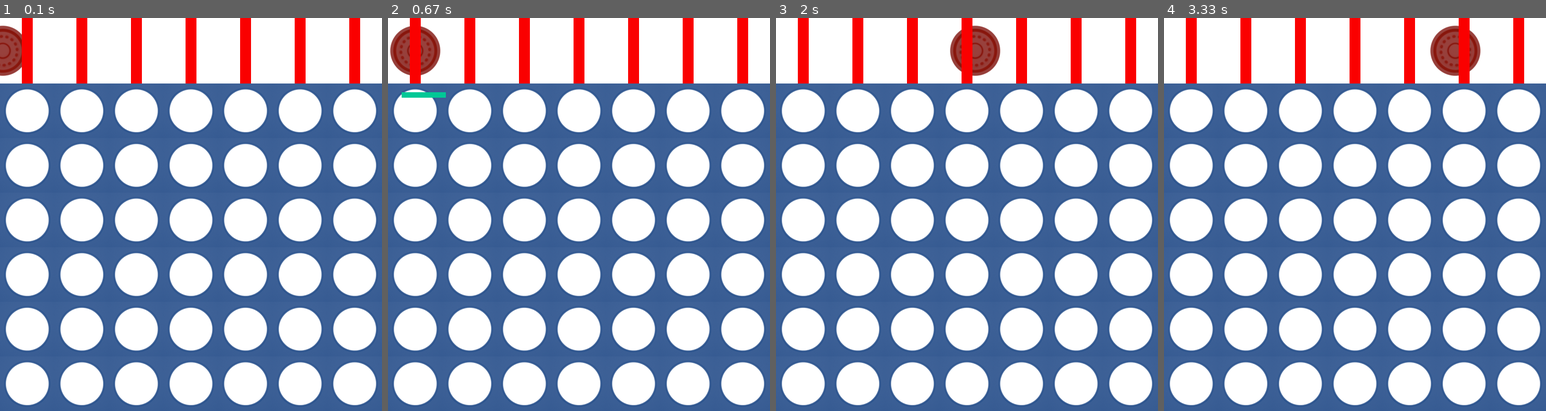
Above: before the commit, frames 1-4 (left to right).
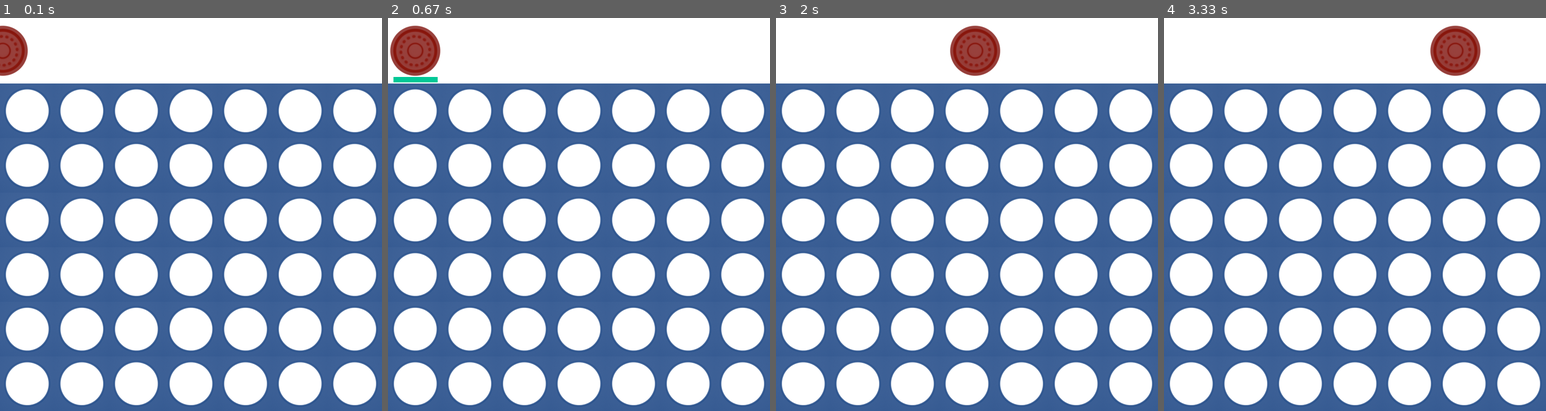
Above: after the commit, the same moments.

Repository: JohnAndPython/Pygame_Connect_Four
Game: pygame game, started from main.py
Same seed, same stepped clock (60 frames per second), same inputs: the game is played once before the commit and once after it.
Inputs (mouse positions are in pixels of both pictures, inside the frame that each line leads up to):
- Up to frame 1 (0.1 s): no input
- Up to frame 2 (0.67 s): click (414, 49) at 0.38 s
- Up to frame 3 (2 s): click (970, 242) at 0.72 s; click (848, 155) at 1.05 s; click (1108, 352) at 1.38 s; click (974, 80) at 1.72 s
- Up to frame 4 (3.33 s): click (1335, 316) at 2.05 s; click (1343, 147) at 2.38 s; click (1301, 131) at 2.72 s; click (1454, 179) at 3.05 s

The runs differ from the first frame. In frame 1, 3.3% of the frame differs, in the area x 5-95%, y 0-17%; in frame 2, 3.6%, in the area x 1-95%, y 0-21%; in frame 3, 3.3%; in frame 4, 3.3%.

Commit message:
minor changes

Diff:
--- a/main.py
+++ b/main.py
@@ -15,13 +15,16 @@
 
 prev_time = time.time()
 
-
-
 board_1 = Board()
 centersx = board_1.get_centersx()
+points_pos = board_1.get_points_pos()
+
 
 player_yel = Player("yellow", 50)
 player_red = Player("red", 60)
+
+
+
 
 # Selection bar
 select_bar = dict()
@@ -34,7 +37,7 @@
 
 
 
-
+# *************************** Delete ***********************************************
 
 main_board = [[0, 0, 0, 0, 0, 0, 0],
               [0, 0, 0, 0, 0, 0, 0],
@@ -42,6 +45,9 @@
               [0, 0, 1, -1, -1, 0, 0],
               [0, 0, -1, 1, 1, 0, 0],
               [0, -1, 1, 1, 1, 1, 0]]
+
+
+# *************************** Delete ***********************************************
 
 left = 15
 top = 15
@@ -54,27 +60,27 @@
 for _ in range(6):
     circles.append(7 * [0])
 
-
-# Coin colors
-white = (255, 255, 255)
-yellow = (200, 200, 0)
-red = (200, 0, 0)
+# *************************** Delete ***********************************************
+# # Coin colors
+# white = (255, 255, 255)
+# yellow = (200, 200, 0)
+# red = (200, 0, 0)
 
 
-# Chnage values of list circles based on the values in the nested list main_board
-for ind_row, row in enumerate(main_board):
-    for ind_col, value in enumerate(row):
-        if value == 0:
-            circles[ind_row][ind_col] = (white, (left, top, *circle_size))
-        elif value == -1:
-            circles[ind_row][ind_col] = (red, (left, top, *circle_size))
-        elif value == 1:
-            circles[ind_row][ind_col] = (yellow, (left, top, *circle_size))
+# # Chnage values of list circles based on the values in the nested list main_board
+# for ind_row, row in enumerate(main_board):
+#     for ind_col, value in enumerate(row):
+#         if value == 0:
+#             circles[ind_row][ind_col] = (white, (left, top, *circle_size))
+#         elif value == -1:
+#             circles[ind_row][ind_col] = (red, (left, top, *circle_size))
+#         elif value == 1:
+#             circles[ind_row][ind_col] = (yellow, (left, top, *circle_size))
 
-        left += 90
+#         left += 90
 
-    top += 90
-    left = 15
+#     top += 90
+#     left = 15
 
 
 while True:
@@ -102,20 +108,20 @@
     screen.fill((255, 255, 255))
 
 
+    for key, field in select_bar.items():
+        #pygame.draw.rect(screen, (250, 0, 0), field)
+
+        if field.collidepoint(m_pos):
+            pygame.draw.line(screen, (0, 200, 150), *points_pos[key], 10)
+
+
+
     player_red.set_centerx_to(m_pos[0])
     player_red.draw(screen)
     board_1.draw(screen)
 
 
-    for key, field in select_bar.items():
-        pygame.draw.rect(screen, (250, 0, 0), field)
 
-
-        if field.collidepoint(m_pos):
-            #print(circles[0][key][1][0])
-            posx = circles[0][key][1][0]
-            posy = posx + 80
-            pygame.draw.line(screen, (0, 200, 150), (posx +10 , 140), (posy +10, 140), 10)
 
 
     pygame.display.flip()
